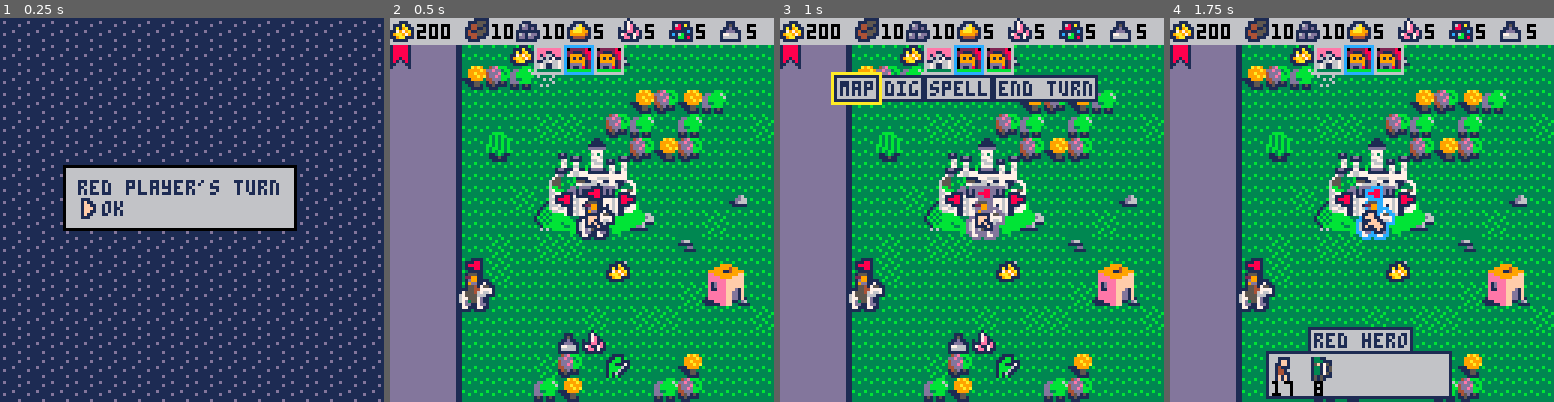
Above: before the commit, frames 1-4 (left to right).
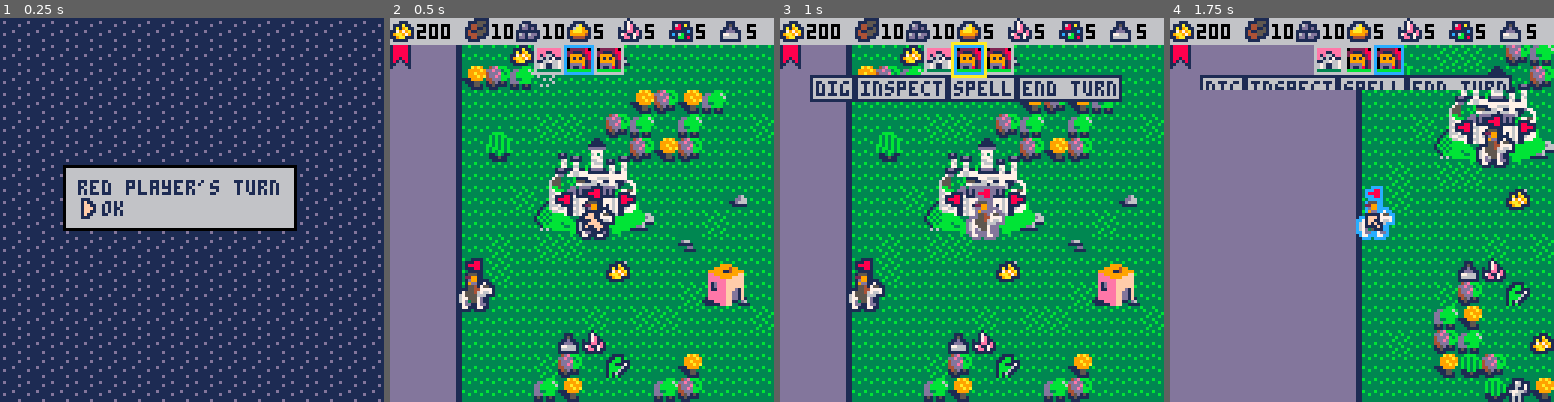
Above: after the commit, the same moments.

Repository: pvan/pico8
Game: PICO-8 cartridge heroes.p8
Same seed, same stepped clock (60 frames per second), same inputs: the game is played once before the commit and once after it.
Inputs:
- Up to frame 1 (0.25 s): no input
- Up to frame 2 (0.5 s): tap X (X key) at 0.33 s
- Up to frame 3 (1 s): tap O (Z key) at 0.7 s
- Up to frame 4 (1.75 s): tap X (X key) at 1.07 s; hold Right from 1.6 s (still down); tap O (Z key) at 1.7 s

Frame 1 is identical in both runs. In frame 2, 0.2% of the frame differs, in the area x 50-57%, y 50-57%; in frame 3, 2.7%; in frame 4, 51%, in the area x 7-100%, y 7-100%.

Commit message:
heroes: cleanup menu/hud update/draw state
not crazy about the design of the menu but ok for now

Diff:
--- a/heroes.p8
+++ b/heroes.p8
@@ -13,6 +13,7 @@
 --replace hero selection with menu in battle
 --remove cursor in battle during animation
 --...and remove control instructions??
+--hud menu should remember selected portrait (and maybe menu item?)
 
 
 --token saving
@@ -64,6 +65,9 @@
  for h in all(cp.heroes) do
   h.move=100
  end
+
+ --setup portrait bar, basically
+ update_static_hud()
 
  hud_menu_open=false
  actl_menu_y=0
@@ -452,44 +456,46 @@
 
 
 
+ update_static_hud()
+
+
+ --open/close menu
  if (btnp(🅾️)) then
   hud_menu_open=not hud_menu_open
   if (hud_menu_open) then
    sfx(63)
-   hud_menu_init()
+   hcur=pt(selport,1)
   else
    sfx(61)
-   map_update=map_cursor_update()
-   hud_draw=draw_cur_popup_info
-  end
- end
-
---
- update_hud()
--- if hud_menu_open then
---  return
--- end
---
+  end
+ end
+
+
+ --always update, so we
+ --animate open/close
+ animate_hud_menu()
 
  if hud_menu_open then
-  cur_obj=nil --better place?
-  actl_menu_y+=flr(16-actl_menu_y)/3
+  update_hud_menu_cursor()
  else
-  actl_menu_y+=flr(0-actl_menu_y)/3
- end
-
- if (map_update!=nil) map_update()
--- update_hud()
--- if hud_menu_open then
---  return
--- end
-
-end
-
-
-function map_cursor_update()
-
- update_cursor()
+  update_map_cursor()
+ end
+
+
+end
+
+
+function update_map_cursor()
+
+ --update cursor
+ tempp=pt(flr(curx/8),flr(cury/8))
+ move_cursor(
+  tempp,
+  0,tilesw-1,
+  0,tilesh-1)
+ curx,cury=tempp.x*8,tempp.y*8
+
+
  ctx=flr(curx/8)
  cty=flr(cury/8)
 
@@ -612,8 +624,9 @@
 		 end
 	 end
 
-
-	 draw_cursor()
+	 if not hud_menu_open then
+ 	 draw_cursor()
+	 end
 
 
 --	 drawdebug_zones()
@@ -628,7 +641,11 @@
 	 camera()
 
 
- 	draw_hud()
+ 	draw_static_hud()
+
+ 	--draw even when closed,
+ 	--so we animate closing
+  draw_hud_menu()
 
 
 	 if blackout then
@@ -1661,17 +1678,6 @@
 -- p[comp]=mid(p[comp],mn,mx)
 --end
 
-function update_cursor()
-
- tempp=pt(flr(curx/8),flr(cury/8))
- move_cursor(
-  tempp,
-  0,tilesw-1,
-  0,tilesh-1)
-
- curx,cury=tempp.x*8,tempp.y*8
-
-end
 
 function draw_cursor()
  bb=flashamt()
@@ -2526,16 +2532,23 @@
 end
 
 
-function hud_menu_init()
-
- hcur=pt(1,selport)
-
- map_update=hud_menu_update
- hud_draw=hud_menu_draw
-end
-
-
-function hud_menu_update()
+
+
+targ_menu_y=0
+actl_menu_y=0
+
+function animate_hud_menu()
+
+ --animate menu open/close
+ if hud_menu_open then
+  actl_menu_y+=flr(16-actl_menu_y)/3
+ else
+  actl_menu_y+=flr(0-actl_menu_y)/3
+ end
+
+end
+
+function update_hud_menu_cursor()
 
  move_cursor(hcur,
   1,99,--max(#ports,#buttons),--limited below
@@ -2578,62 +2591,18 @@
 
    end
 
-  end
- end
-
--- if hud_menu_open then
---	 if (btnp(⬇️)) menudown=true sfx(60)
---	 if (btnp(⬆️)) menudown=false sfx(60)
---	 if menudown then
---	  if (btnp(⬅️)) menusel-=1 sfx(60)
---	  if (btnp(➡️)) menusel+=1 sfx(60)
---	  menusel=mid(menusel,1,#buttons)
---	 else
---	  if (btnp(⬅️)) selport-=1 sfx(60)
---	  if (btnp(➡️)) selport+=1 sfx(60)
---	  selport=mid(selport,1,#ports)
---	 end
---
---  select(ports[selport])
---
---  if btnp(❎) then
---   if menusel==4 and menudown then
---    sfx(59)
---    local askturn=false
---    for h in all(cp.heroes) do
---     if h.move>0 then
---      askturn=true
---      break
---     end
---    end
---    if askturn then
---     open_dialog({
---      "one of your heroes",
---      "can still move.",
---      "are you sure you",
---      "want to end your turn?",
---      "   yes",
---      "   no"},{
---      end_turn,
---      close_dialog})
---    else
---     end_turn()
---    end
---   end
---  end
---
--- end --end menu open chek
-
-end
-
-
-
---menuselx=0
---menusely=0
-targ_menu_y=0
-actl_menu_y=0
---ports={}
-function update_hud()
+   --inspect
+   if hcur.x==2 then
+
+   end
+
+  end
+ end
+
+
+end
+
+function update_static_hud()
 
  --todo: proper home for this?
  ports={}
@@ -2705,7 +2677,7 @@
 end
 
 
-function hud_menu_draw()
+function draw_hud_menu()
 
  --menu
  clip(0,0,128,18+actl_menu_y)
@@ -2714,46 +2686,38 @@
 
 
  --flashing selection box
- local i=hcur.x
- if hcur.y==1 then
-  local w=#ports*10
-  local x,y=53-w/2+10*i,9
---	 rect2({x,y,10,10},12)
-  flashingbox(x,y,10,10)
- else
-  local sx=18
---  local tw=0
-  for j=1,#buttons do
-   w=#buttons[j]*4+3
-   if (j==i) break
-   sx+=w
-  end
-  flashingbox(sx,19,w,9)
- end
--- local x,y=63-w/2,9
--- for p in all(ports) do
---		if p==sel then
---		 rect2({x,y,10,10},12)
---		 if hud_menu_open and
---		    not menudown then
---		  bb=flashamt()
---		  rect2({x-bb,y-bb,10+bb*2,10+bb*2},10)
---		 end
---		end
---  x+=10
--- end
-
+ --(only draw when menu open)
+ if hud_menu_open then
+	 local i=hcur.x
+	 if hcur.y==1 then
+	  local w=#ports*10
+	  local x,y=53-w/2+10*i,9
+	  flashingbox(x,y,10,10)
+	 else
+	  --todo:hardcode this w
+		 local w=0
+		 for text in all(buttons) do
+			 w+=text_box(text,200,0)
+			end
+	  local sx=62-ceil(w/2)--18
+	  for j=1,#buttons do
+	   w=#buttons[j]*4+3
+	   if (j==i) break
+	   sx+=w
+	  end
+	  flashingbox(sx,19,w,9)
+	 end
+ end
 
  --right sidebar: army
 
 -- if actl_menu_y>0 then
 --  d_army(sel,130-actl_menu_y,21)
 -- end
--- d_army(sel,128-10,21)
-
-end
-
-function draw_hud()
+
+end
+
+function draw_static_hud()
 
  --top bar
 
@@ -2768,8 +2732,6 @@
 
 
  --portrait bar
-
- if (ports==nil) ports={} --todo:remove need for this
 
  local w=#ports*10
  local x,y=63-w/2,9
@@ -2781,41 +2743,11 @@
 
 
 
- if (hud_draw!=nil) hud_draw()
-…(4 lines of a section not shown)…
-end
-
-
---function box(tl,w,h)
--- local res={}
--- res.p=tl
--- res.w=w
--- res.h=h
--- return res
---end
---function box_from_str(s,pos)
--- return box(pos,#s*4,7)
---end
---function btn_rects(list,tl)
--- local res={}
--- for str in all(list) do
---  add(res,box_from_str(str,tl)
--- end
--- return res
---end
+end
+
 
 
 function draw_btn_list(list,y)
-
--- dlist=compile_to_list(list)
--- auto_draw(dlist)
-
--- draw_big_list(list,y)
-
--- btn_rects={}
 
  --tokens: can hardcode this w
  local w=0
@@ -2839,7 +2771,6 @@
 
 
 function flashamt()
--- if (frame%10<5) return 0
  return flash(2,5)-1
 end
 
@@ -2873,24 +2804,12 @@
 
 
 function vague_number(amt)
- --7936 (inc data)
  for i=1,8 do
   if amt<group_numbers[i] then
-   return group_names[i]
+   return group_numbers[i]
   end
  end
  return "a legion of"
-
- --7953
--- if (amt<5) return "a few"
--- if (amt<10) return "several"
--- if (amt<20) return "a pack of"
--- if (amt<50) return "lots of"
--- if (amt<100) return "a horde of"
--- if (amt<250) return "a throng of"
--- if (amt<500) return "a swarm of"
--- if (amt<1000) return "zounds... "
--- return "a legion of"
 end
 
 
@@ -2917,30 +2836,30 @@
 
 end
 
---token: remove and just
---draw all armies horizontal
-function d_army(obj,x,y)
-
- local arm=obj.army
-
- rectfill2(x,y,10,14*6,6)
-
- d_port(sel,x,y)
-
- --army
- x+=1
- y+=10
- for mob in all(arm) do
-  spr(mob_sprs[mob[1]],x,y)
-
-  local str=tostr(mob[2])
-  local ofx=0
-  if (#str>2) ofx=-3*(#str-2)
-  print(str,x+ofx,y+8,0)
-  y+=14
- end
-
-end
+----token: remove and just
+----draw all armies horizontal
+--function d_army(obj,x,y)
+--
+-- local arm=obj.army
+--
+-- rectfill2(x,y,10,14*6,6)
+--
+-- d_port(sel,x,y)
+--
+-- --army
+-- x+=1
+-- y+=10
+-- for mob in all(arm) do
+--  spr(mob_sprs[mob[1]],x,y)
+--
+--  local str=tostr(mob[2])
+--  local ofx=0
+--  if (#str>2) ofx=-3*(#str-2)
+--  print(str,x+ofx,y+8,0)
+--  y+=14
+-- end
+--
+--end
 
 
 
@@ -3081,11 +3000,17 @@
 
 	--menu buttons
 	buttons={
-	 "map",
 	 "dig",
+	 "inspect",
 	 "spell",
 	 "end turn",
 	}
+--	buttons={
+--	 "map",
+--	 "dig",
+--	 "spell",
+--	 "end turn",
+--	}
 --	menusel=4
 
 
